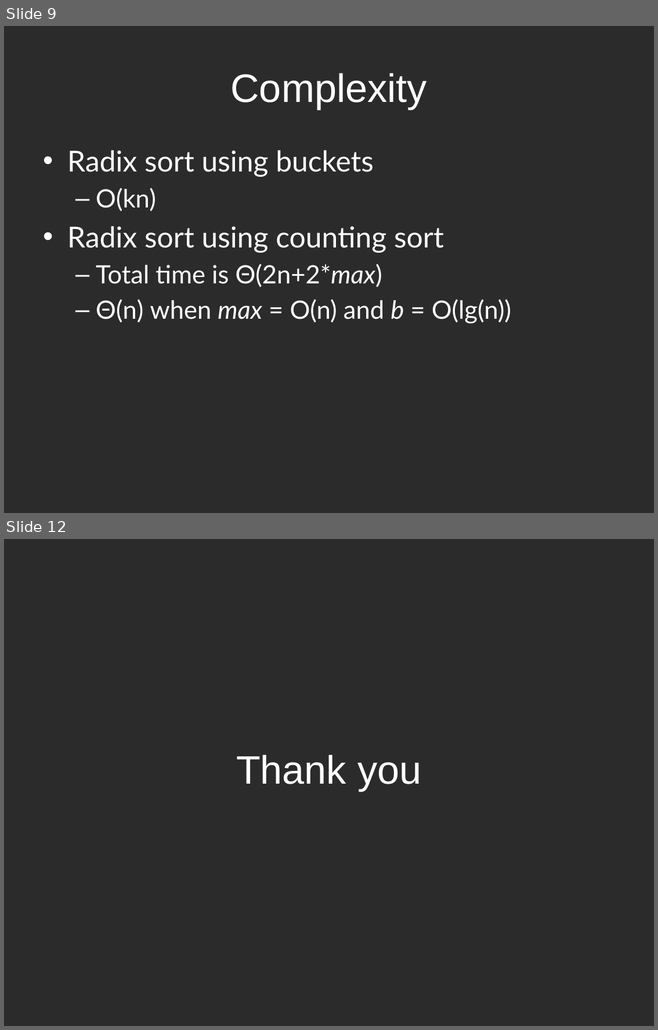
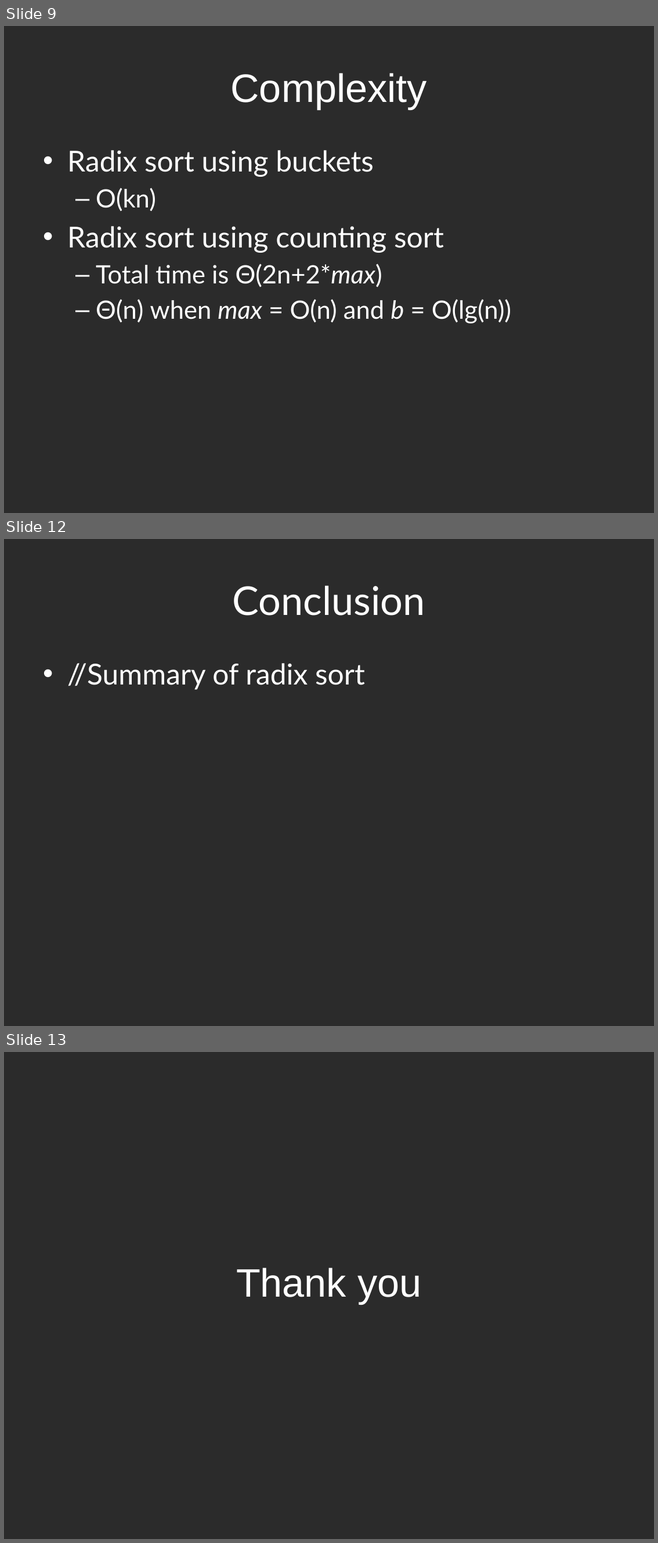
Before and after one commit to hyoshid1/project375, a slide deck: presentation.pptx. Shown one above the other, each under a label of ours: slides 9 and 12 before the commit, slides 9, 12 and 13 after it; the slides between them are not shown. The pictures are 658x1030 and 658x1543 pixels, drawn with LibreOffice and Linux fonts; fonts in the diff are those of the drawing; background and template pictures are left out; a plain dark background stands for a picture behind light text. Boxes give left, top, right and bottom in pixels: in the first picture for what was removed or moved away, otherwise in the second. Text is boxed around its words. In the diff, an @@ line names an element or a change of style, - is before the commit and + after.

```diff
--- a/presentation.pptx
+++ b/presentation.pptx
@@ slide 12 added at <box>4,539,654,1026</box>, background picture (left out) @@
@@ title added at <box>233,585,425,616</box>, 44 pt, text #FFFFFF @@
+Conclusion
@@ text added at <box>67,663,365,690</box>, 32 pt, text #FFFFFF @@
+• //Summary of radix sort
@@ what was slide 12 is now slide 13 @@
```
Also in this commit, not shown: 3 slides changed, 1 other slide added, 1 slide removed.
